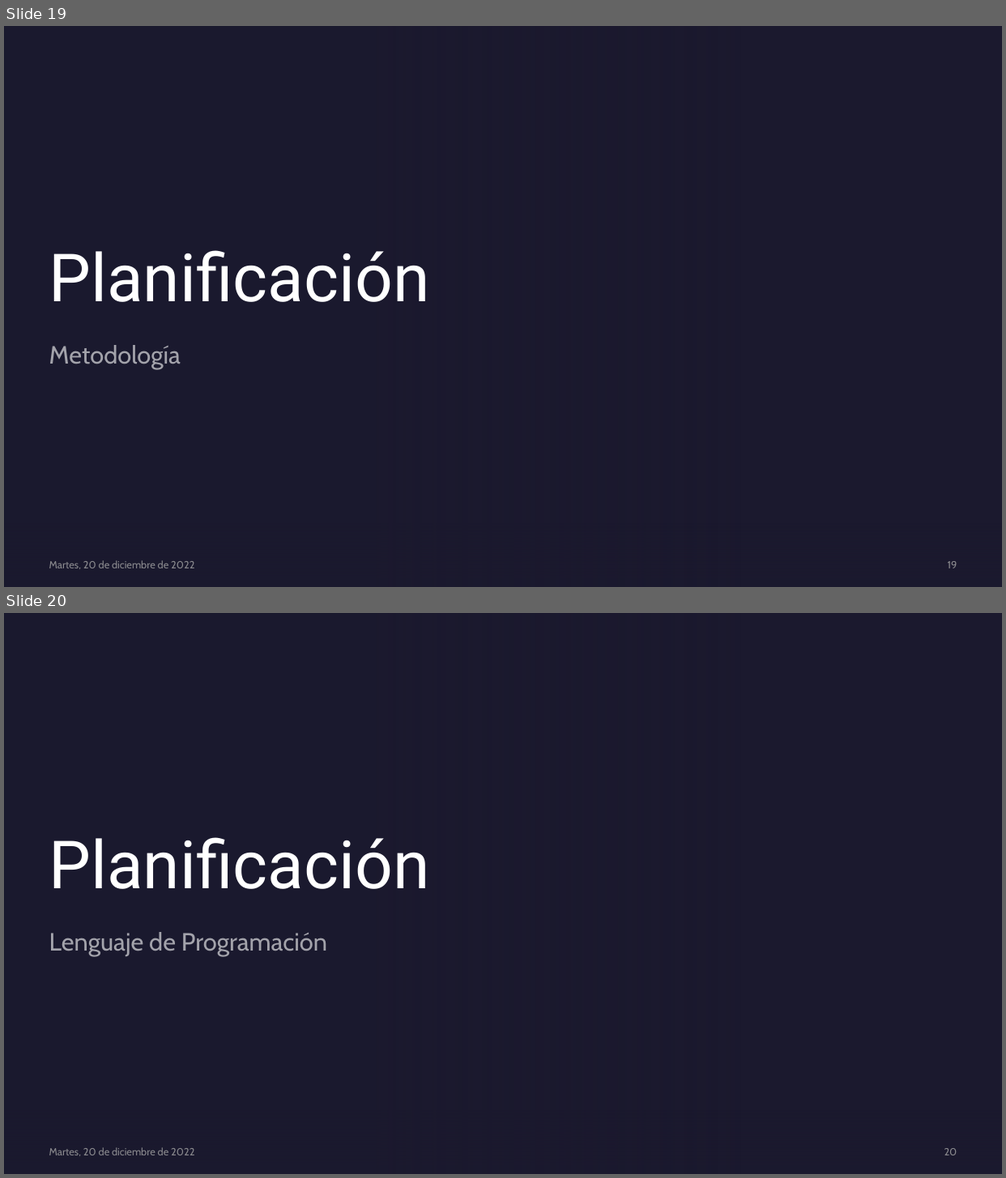
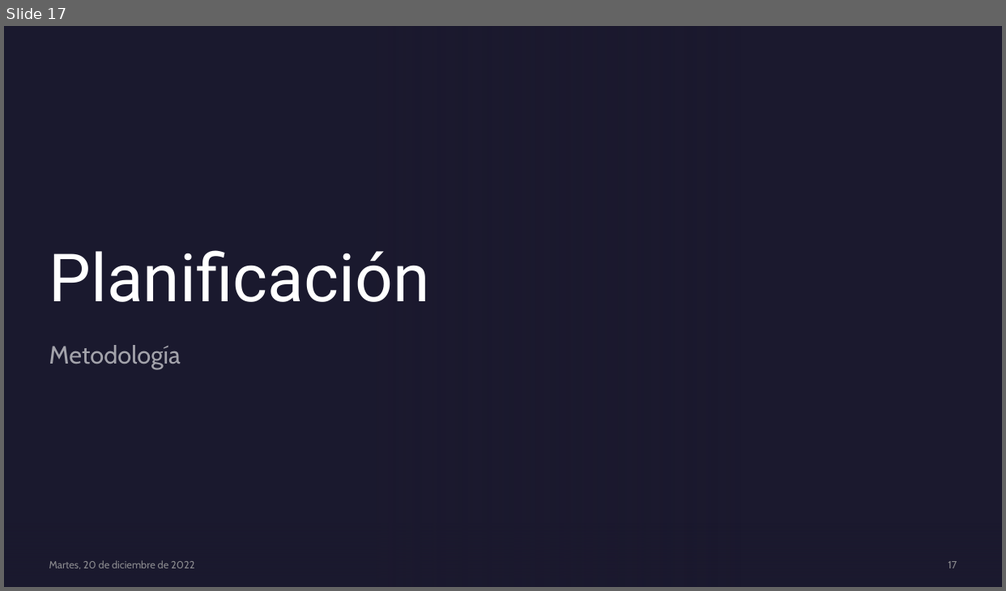
Before and after one commit to genzo-fz/TT_SSIG-3D, a slide deck: SSIG-3D.pptx. Shown one above the other, each under a label of ours: slides 19 and 20 before the commit, slide 17 after it. The pictures are 1006x1178 and 1006x591 pixels, drawn with LibreOffice and Linux fonts; fonts in the diff are those of the drawing; background and template pictures are left out. Boxes give left, top, right and bottom in pixels: in the first picture for what was removed or moved away, otherwise in the second. Text is boxed around its words. In the diff, an @@ line names an element or a change of style, - is before the commit and + after.

```diff
--- a/SSIG-3D.pptx
+++ b/SSIG-3D.pptx
@@ slide 20 removed at box(4, 613, 1002, 1174), background picture (left out); not listed: 2 template elements that a slide beside it also shows @@
@@ rectangle removed at box(4, 613, 1002, 1174) @@
@@ rectangle removed at box(4, 613, 740, 1174) @@
@@ title removed at box(49, 837, 430, 889) @@
-Planificación
@@ subtitle removed at box(49, 932, 327, 956) @@
-Lenguaje de Programación
@@ rectangle removed at box(4, 1085, 1002, 1174) @@
@@ text removed at box(49, 1148, 194, 1157) @@
-Martes, 20 de diciembre de 2022
@@ page number removed at box(944, 1148, 957, 1156) @@
-20
@@ what was slide 19 is now slide 17 @@
@@ page number at box(948, 561, 957, 569): text changed @@
-19
+17
```
Also in this commit, not shown: 5 slides changed, 5 slides added, 5 other slides removed.
